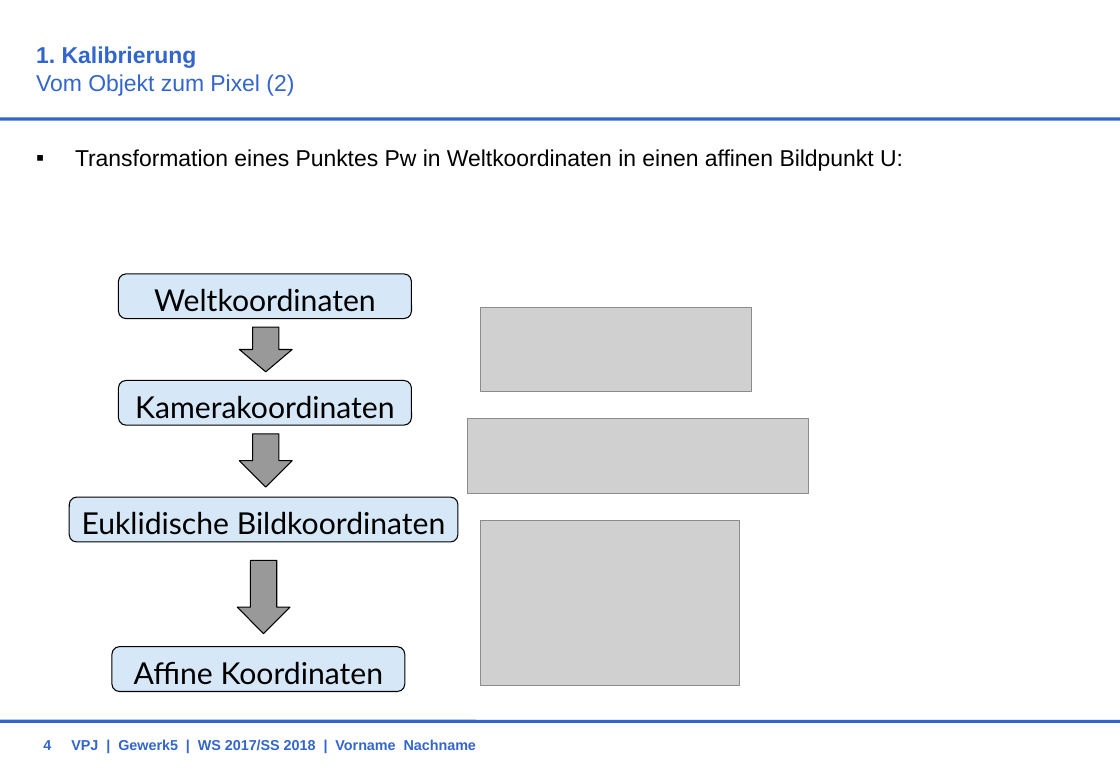
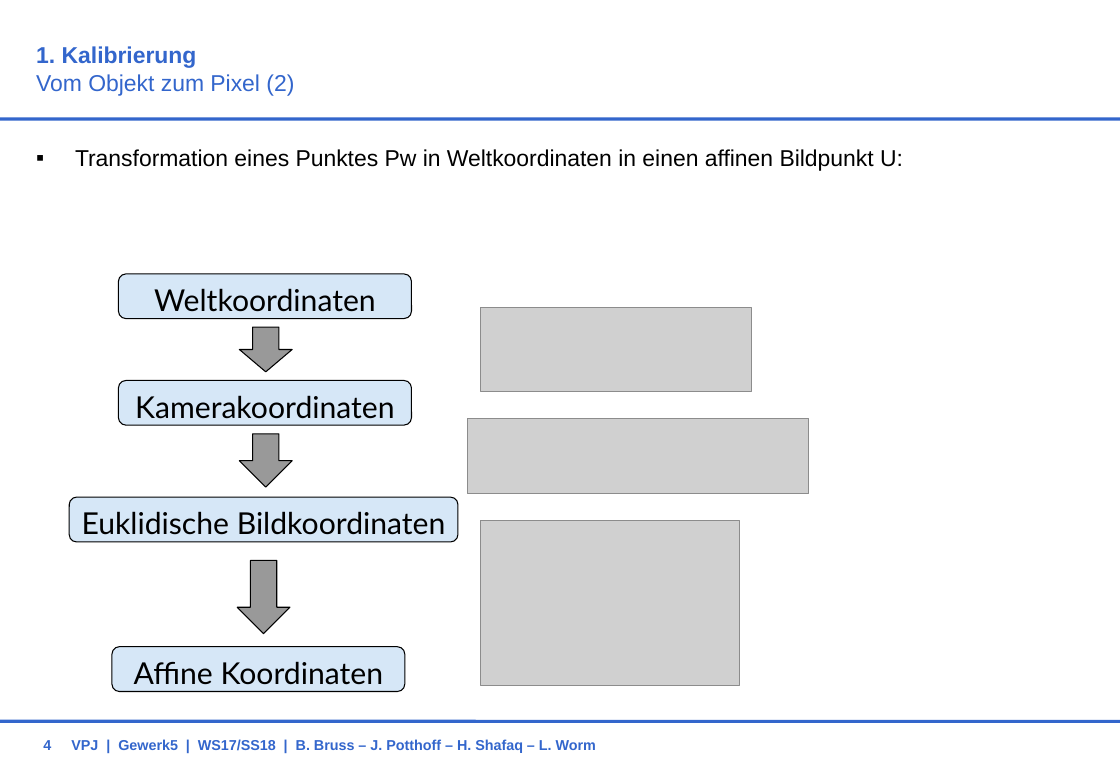
Before and after one commit to BBRUSS/VPJW17G5, a slide deck: slide 4 of 11_Orga/KonzeptG5.ppt. Drawn at 1120x775 pixels with LibreOffice and Linux fonts; fonts in the diff are those of the drawing; grey boxes stand for pictures; background and template pictures are left out. Boxes give left, top, right and bottom in pixels: in the first picture for what was removed or moved away, otherwise in the second. Text is boxed around its words. In the diff, an @@ line names an element or a change of style, - is before the commit and + after.

```diff
--- a/11_Orga/KonzeptG5.ppt
+++ b/11_Orga/KonzeptG5.ppt
@@ down arrow at (238, 560, 290, 633): proportions changed @@
@@ text at (71, 739, 596, 753): text changed @@
-VPJ | Gewerk5 | WS 2017/SS 2018 | Vorname Nachname
+VPJ | Gewerk5 | WS17/SS18 | B. Bruss – J. Potthoff – H. Shafaq – L. Worm
```
Also in this commit, not shown: 12 other slides changed, 1 other file.
